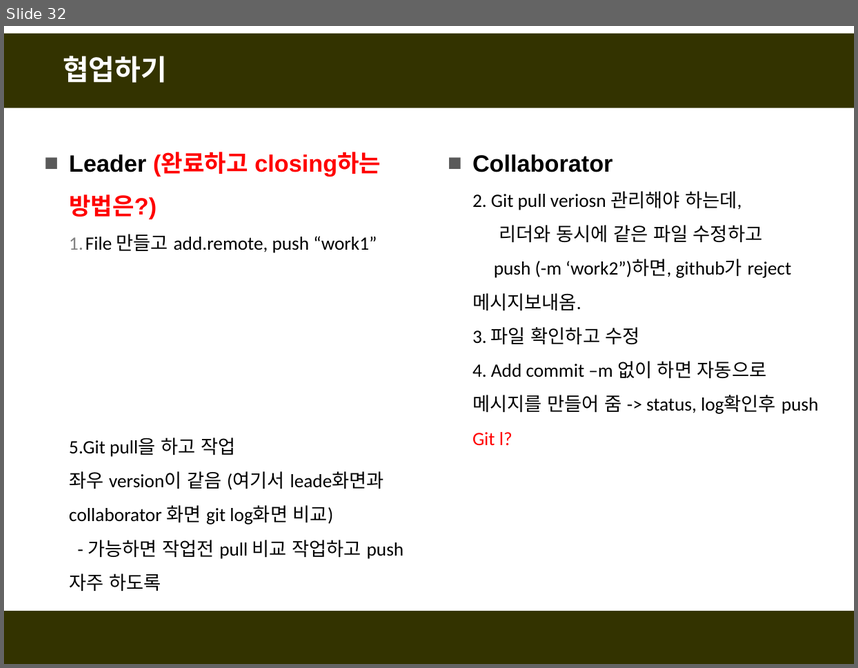
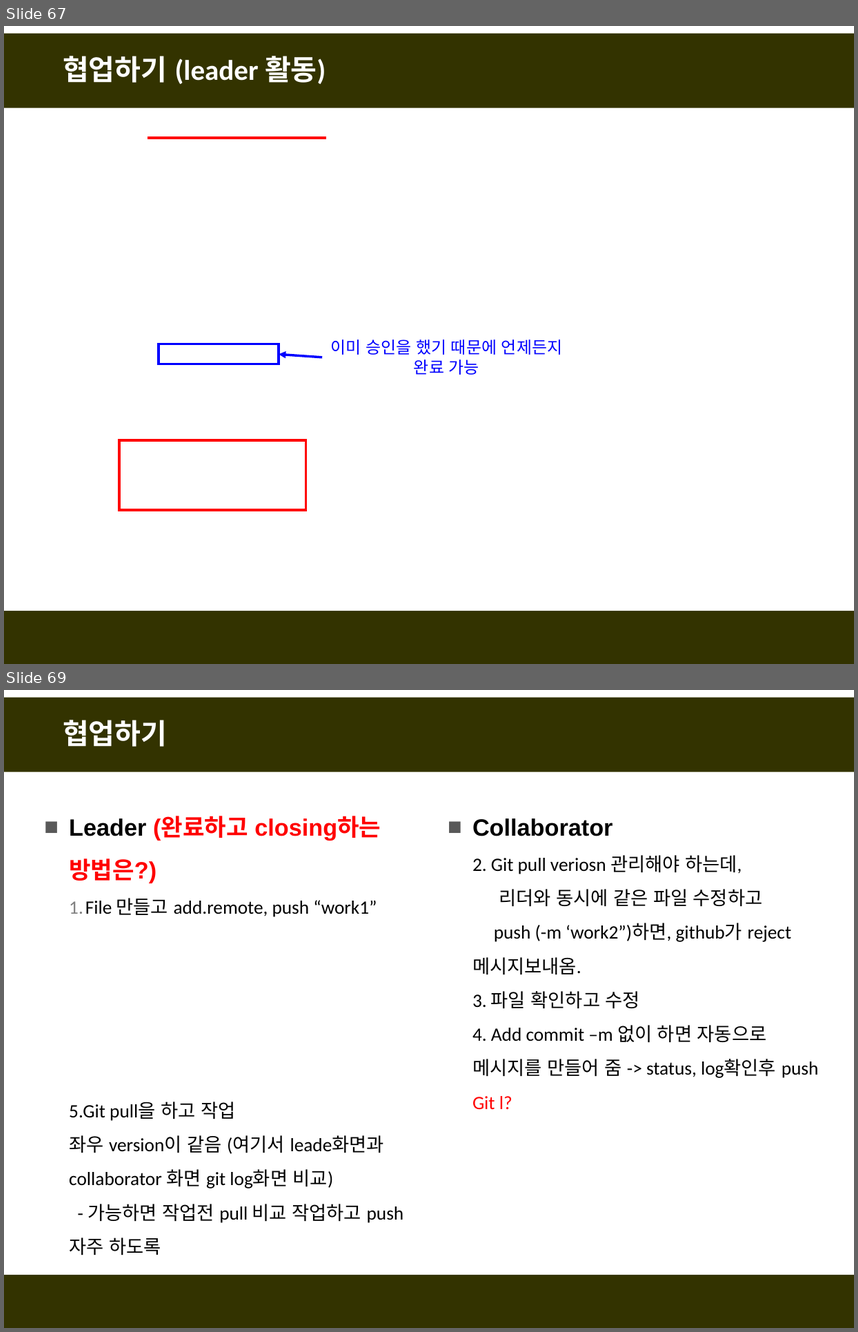
Before and after one commit to fasthill/github-lecture, a slide deck: git및github첫걸음4-협업하기.pptx. Shown one above the other, each under a label of ours: slide 32 before the commit, slides 67 and 69 after it; the slides between them are not shown. The pictures are 858x668 and 858x1332 pixels, drawn with LibreOffice and Linux fonts; fonts in the diff are those of the drawing. Boxes give left, top, right and bottom in pixels: in the first picture for what was removed or moved away, otherwise in the second. Text is boxed around its words. In the diff, an @@ line names an element or a change of style, - is before the commit and + after.

```diff
--- a/git및github첫걸음4-협업하기.pptx
+++ b/git및github첫걸음4-협업하기.pptx
@@ slide 67 added at <box>4,26,854,664</box>, background #FFFFFF; not listed: 2 template elements that a slide beside it also shows @@
@@ title added at <box>63,56,326,84</box>, 24 pt, text #FFFFFF, bold @@
+협업하기 (leader 활동)
@@ line added from (148, 138) to (326, 138), #FF0000 2.25 pt @@
@@ rectangle added at <box>159,344,279,364</box>, outline #0000FF 2.25 pt @@
@@ arrow added from (322, 357) to (279, 354), #0000FF 2 pt @@
@@ text added at <box>330,339,562,374</box>, 14 pt, text #0000FF @@
+이미 승인을 했기 때문에 언제든지 완료 가능
@@ rectangle added at <box>120,440,307,510</box>, outline #FF0000 2.25 pt @@
@@ what was slide 32 is now slide 69 @@
```
Also in this commit, not shown: 36 other slides added.
